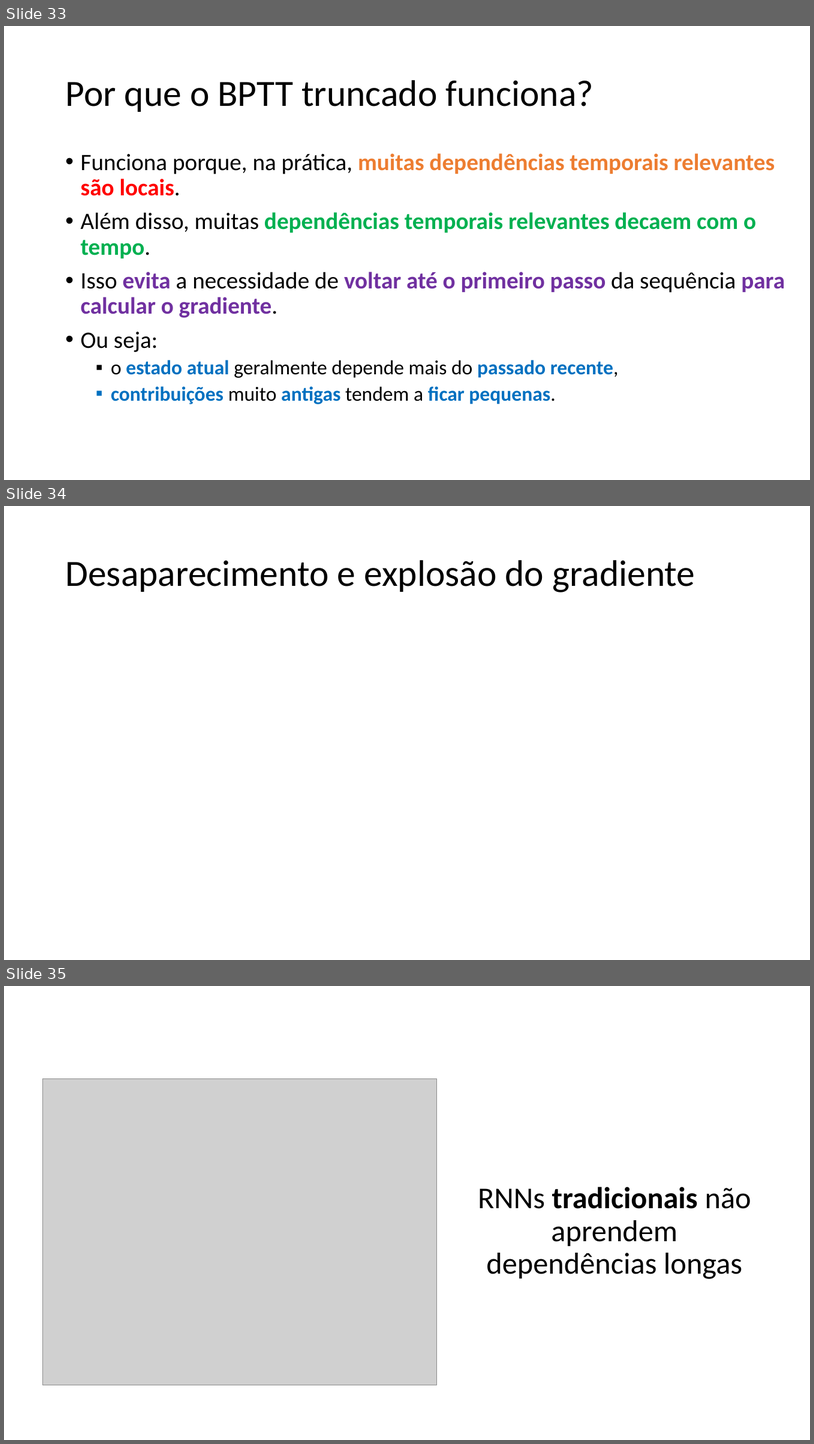
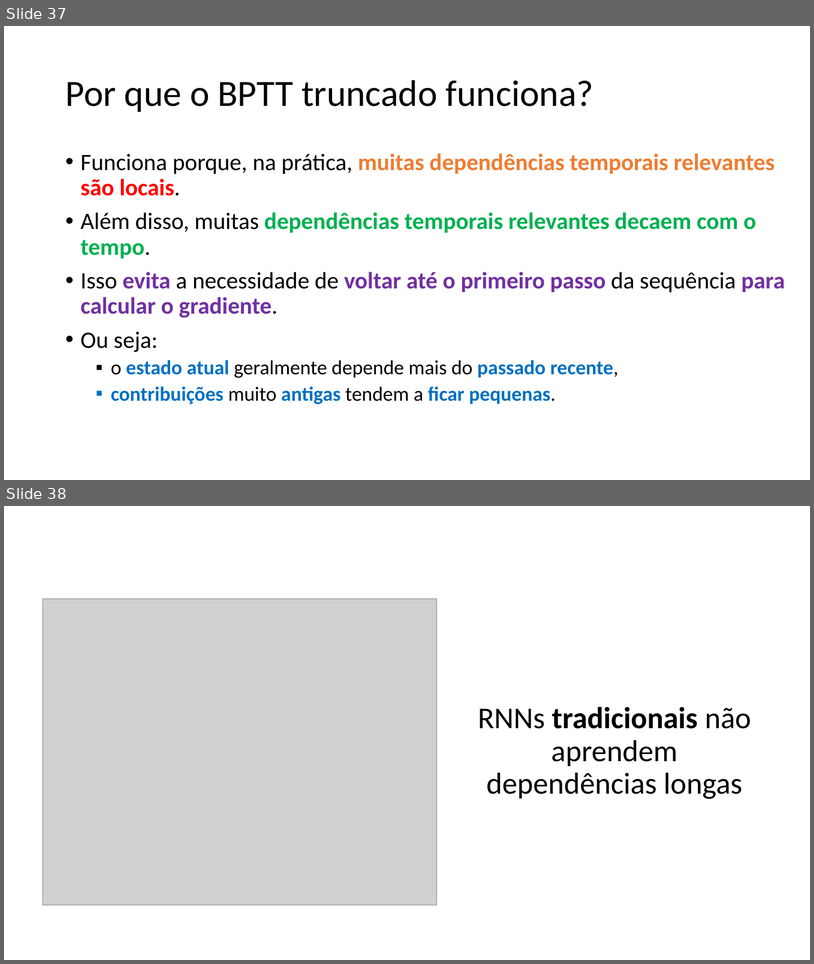
Before and after one commit to zz4fap/c24_inteligencia_artificial, a slide deck: slides/C24_RNN.pptx. Shown one above the other, each under a label of ours: slides 33, 34 and 35 before the commit, slides 37 and 38 after it. The pictures are 814x1444 and 814x964 pixels, drawn with LibreOffice and Linux fonts; fonts in the diff are those of the drawing; grey boxes stand for pictures. Boxes give left, top, right and bottom in pixels: in the first picture for what was removed or moved away, otherwise in the second. Text is boxed around its words. In the diff, an @@ line names an element or a change of style, - is before the commit and + after.

```diff
--- a/slides/C24_RNN.pptx
+++ b/slides/C24_RNN.pptx
@@ slide 34 removed at (4,506,810,960), background #FFFFFF @@
@@ title removed at (65,560,695,592) @@
-Desaparecimento e explosão do gradiente
@@ what was slide 33 is now slide 37 @@
@@ what was slide 35 is now slide 38 @@
```
Also in this commit, not shown: 1 slide changed, 2 slides added.
